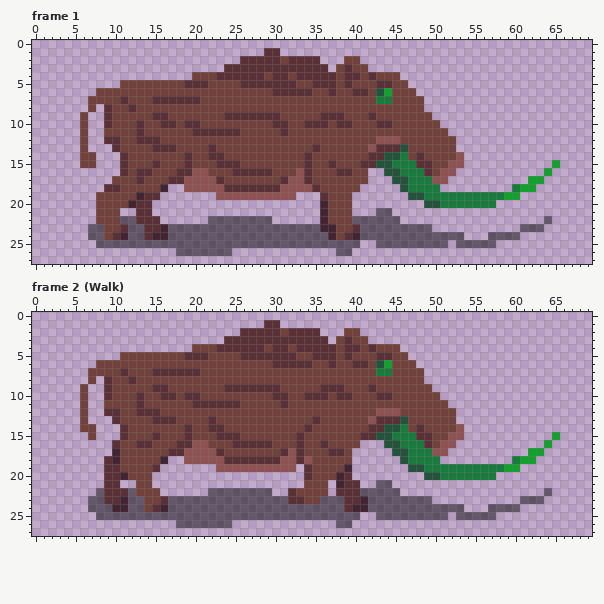
File history of a pixel-art file, GEODE/Assets/Sprites/Characters/Boar/GreenBoar.aseprite. Above: the version before the commit.
70x28 pixels, 27 frames. Shown: frame 1, frame 2 (Walk). The commit also changed other frames, which this record leaves out.
The same view after the edit:
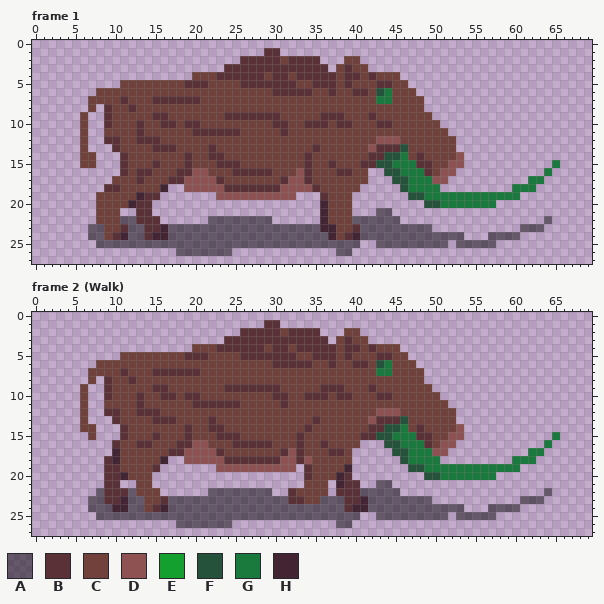
Palette (. is transparent): A #0606087f  B #5b3138  C #71413b  D #8e5252  E #14a02e  F #24523b  G #1a7a3e  H #422433
Edits made:
Frame 1, layer "Crystal":
y 6: x 44 E -> G
y 15: x 65 E -> G
y 16: x 64 E -> G
y 17: x 62..63 EE -> GG
y 18: x 61..62 EE -> GG
y 19: x 59..60 EE -> GG
Frame 2 (Walk), layer "Crystal": the same change as frame 1
Where, in picture pixels (left, top, right, bottom), the same in both pictures:
changed: (384, 88, 392, 96)
changed: (504, 160, 560, 200)
changed: (384, 360, 392, 368)
changed: (504, 432, 560, 472)
